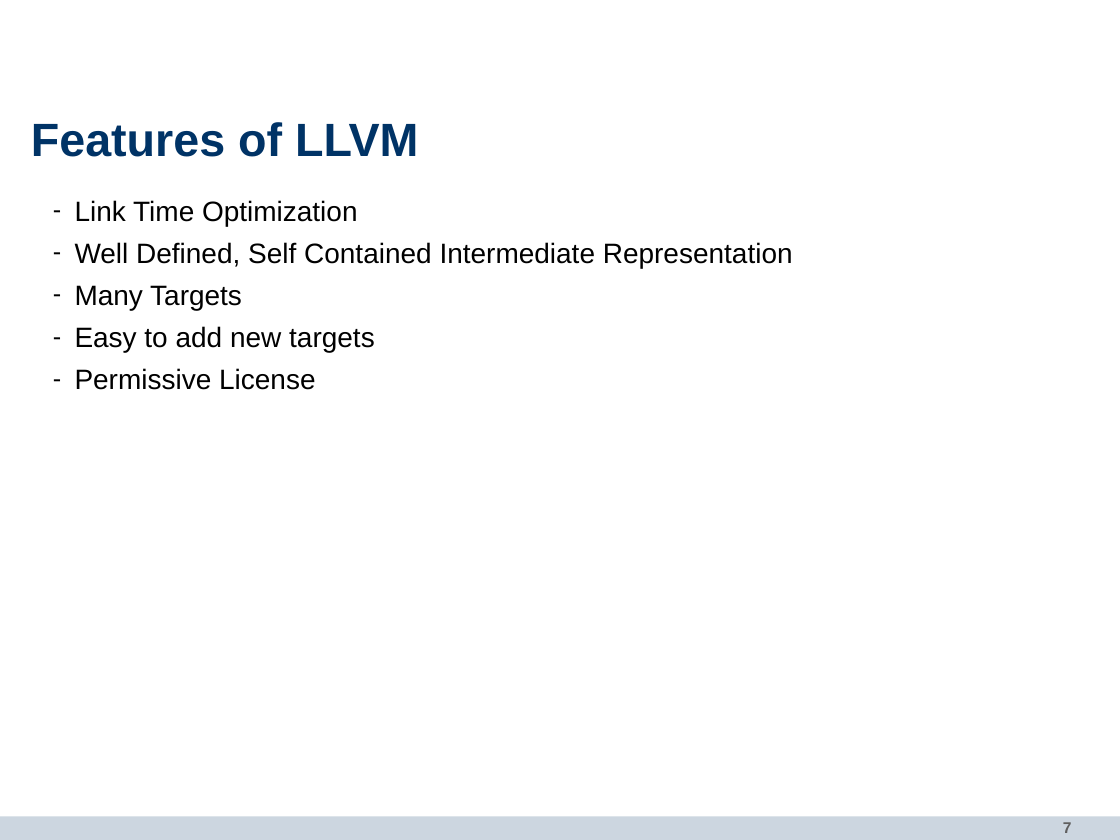
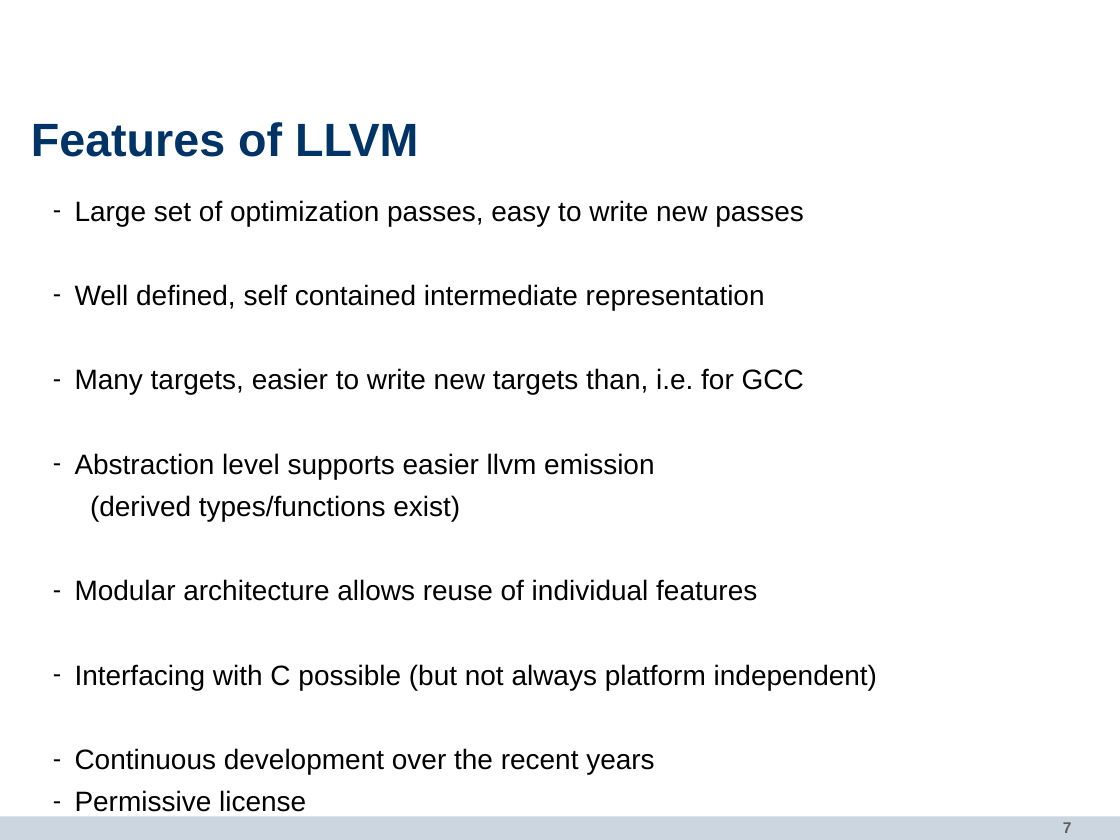
Before and after one commit to swp-uebersetzerbau-ss13/fuc, a slide deck: slide 7 of doc/presentation/backend/folien.odp. Drawn at 1120x840 pixels with LibreOffice and Linux fonts; fonts in the diff are those of the drawing; background and template pictures are left out. Boxes give left, top, right and bottom in pixels: in the first picture for what was removed or moved away, otherwise in the second. Text is boxed around its words. In the diff, an @@ line names an element or a change of style, - is before the commit and + after.

Commit message:
last slide finished (from my side: final version)

```diff
--- a/doc/presentation/backend/folien.odp
+++ b/doc/presentation/backend/folien.odp
@@ text at [75,200,877,812]: text changed @@
-  – Link Time Optimization
-  – Well Defined, Self Contained Intermediate Representation
-  – Many Targets
-  – Easy to add new targets
-  – Permissive License
+  – Large set of optimization passes, easy to write new passes
+  – Well defined, self contained intermediate representation
+  – Many targets, easier to write new targets than, i.e. for GCC
+  – Abstraction level supports easier llvm emission
+  (derived types/functions exist)
+  – Modular architecture allows reuse of individual features
+  – Interfacing with C possible (but not always platform independent)
+  – Continuous development over the recent years
+  – Permissive license
```
